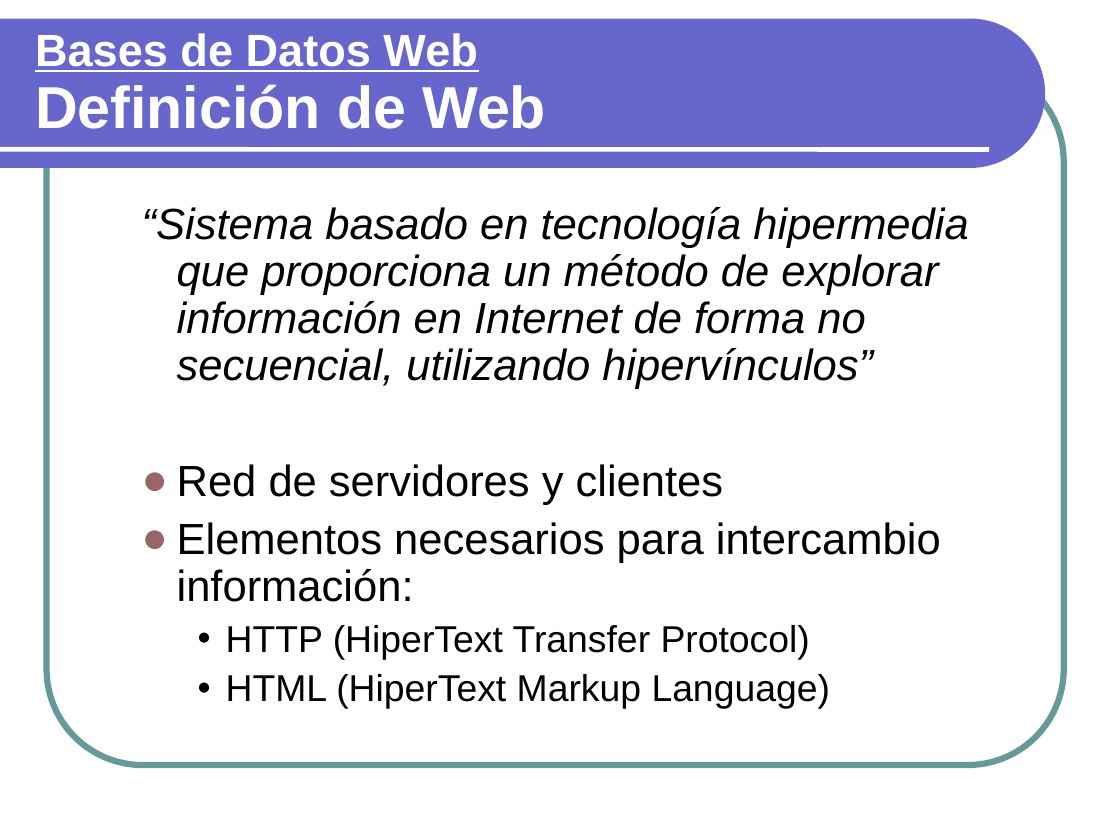
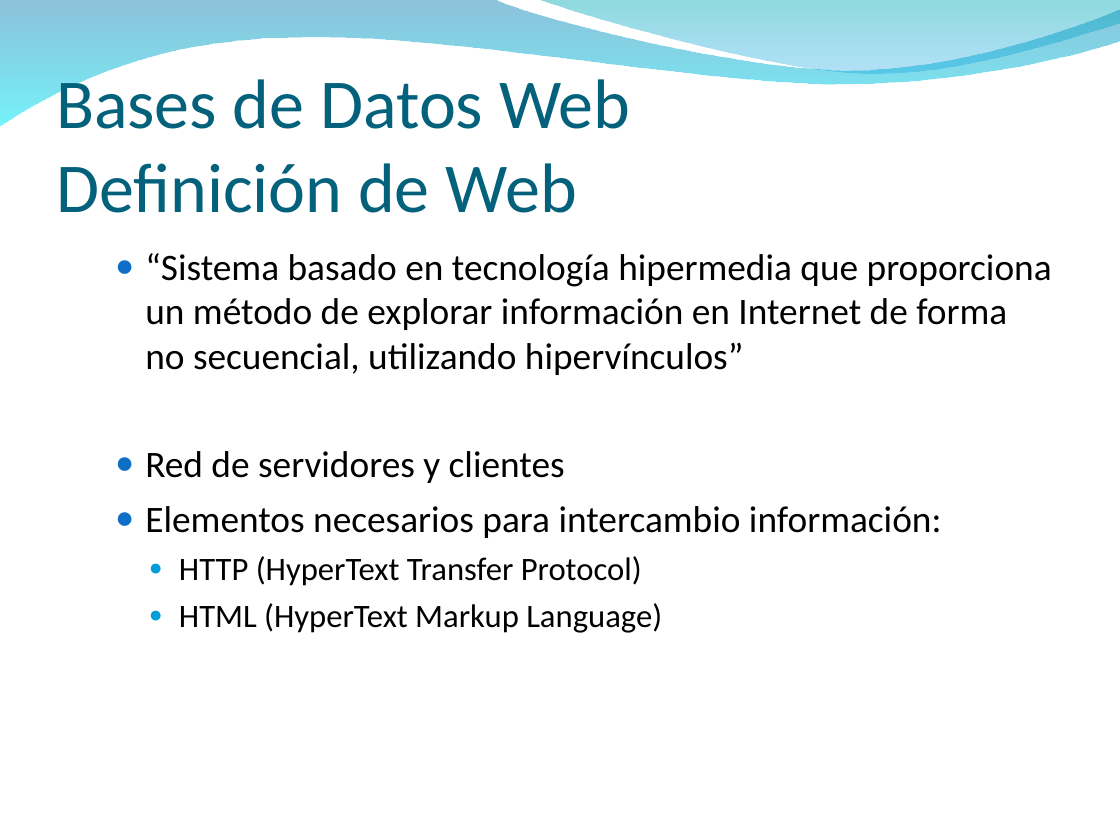
Before and after one commit to txedo/isi-mabd, a slide deck: slide 5 of Funcionalidad3/Funcionalidad3.ppt (slide 4 before the commit). Drawn at 1120x840 pixels with LibreOffice and Linux fonts; fonts in the diff are those of the drawing; background and template pictures are left out. Boxes give left, top, right and bottom in pixels: in the first picture for what was removed or moved away, otherwise in the second. Text is boxed around its words. In the diff, an @@ line names an element or a change of style, - is before the commit and + after.

```diff
--- a/Funcionalidad3/Funcionalidad3.ppt
+++ b/Funcionalidad3/Funcionalidad3.ppt
@@ freeform shape resized from (x1=0, y1=19, x2=1045, y2=168) to (x1=0, y1=0, x2=1120, y2=127) @@
@@ freeform shape at (x1=0, y1=0, x2=1120, y2=127): fill #6666CC to gradient #0079AF to #00EBF8 @@
@@ freeform shape added at (x1=536, y1=0, x2=1120, y2=77), fill gradient #00ADB6 to #009BE5 @@
@@ rounded rectangle removed at (x1=47, y1=65, x2=1064, y2=765) @@
@@ title "Bases de Datos Web Definición ..." moved from (x1=35, y1=33, x2=546, y2=129) to (x1=56, y1=70, x2=630, y2=213) @@
@@ title "Bases de Datos Web Definición ..." at (x1=56, y1=70, x2=630, y2=213): size 29 to 45 pt, underline off in "Bases de Datos Web"; size 38 to 45 pt in "Definición de Web"; font Arial to Calibri, text colour #FFFFFF to #04617B, bold off; line spacing 0.93 to 1; vertical alignment middle to bottom @@
@@ line removed from (0, 149) to (989, 149) @@
@@ text "“Sistema basado en tecnología hipermedia ..." moved from (x1=142, y1=207, x2=968, y2=709) to (x1=145, y1=253, x2=1052, y2=633) @@
@@ text at (x1=145, y1=253, x2=1052, y2=538): size 28 to 24 pt, font Arial to Calibri in "“Sistema basado en tecnología hipermedia que proporciona ...", "Red de servidores y clientes", "Elementos necesarios para intercambio información:"; italic off in "“Sistema basado en tecnología hipermedia que proporciona ..."; bullet none to ●; line spacing 0.9 to 1; less space between paragraphs; indent changed; bullet colour #996666 to #0F6FC6 @@
@@ text at (x1=179, y1=556, x2=662, y2=633): text changed; size 24 to 21 pt; font Arial to Calibri @@
-    • HTTP (HiperText Transfer Protocol)
-    • HTML (HiperText Markup Language)
+    ● HTTP (HyperText Transfer Protocol)
+    ● HTML (HyperText Markup Language)
```
Also in this commit, not shown: 67 other slides changed, 2 slides added, 1 slide removed.
